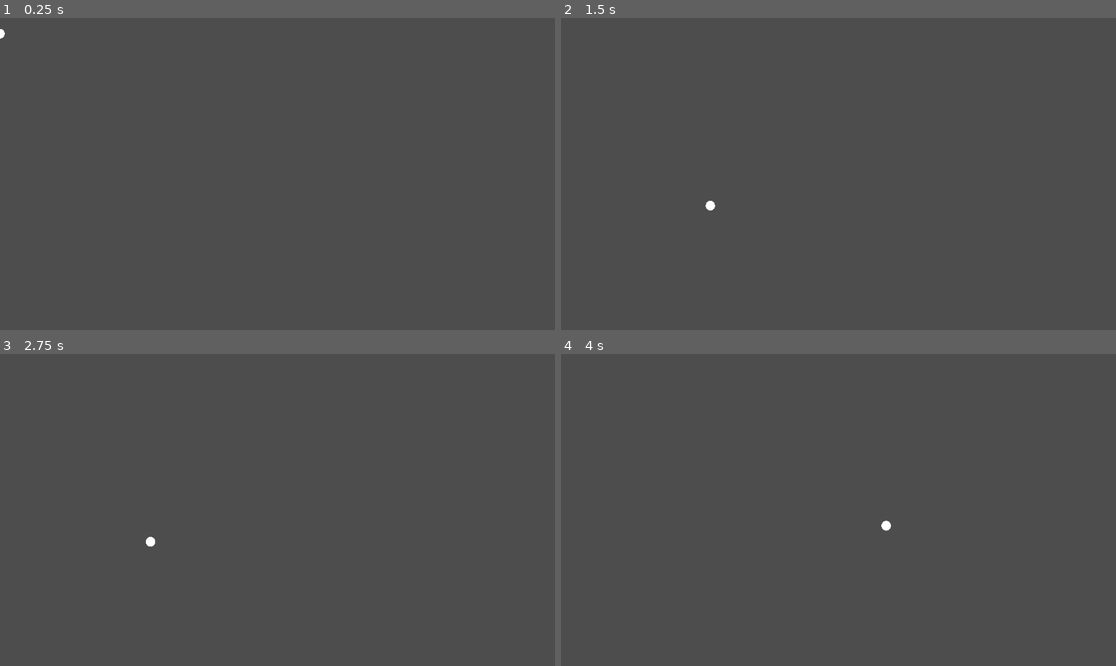
Above: before the commit, frames 1-4 (two rows, left to right).
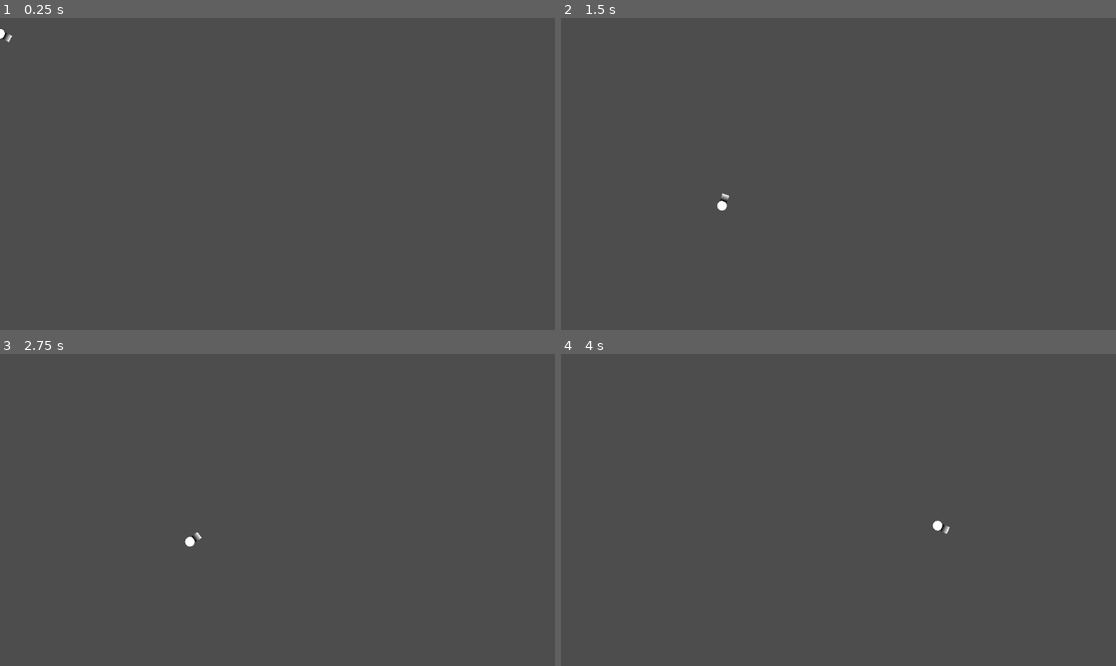
Above: after the commit, the same moments.

Repository: Clafout1s/Nature-s-Force
Game: Godot game, scene res://main.tscn
The game is run twice, just before and just after one commit, with the same random seed, the same clock (stepped at 60 frames per second) and the same inputs. The engine's default icon, where the game draws it, is replaced by a stand-in: a white triangle on a blue panel in a dark square.
Inputs (mouse positions are in pixels of both pictures, inside the frame that each line leads up to):
- Up to frame 1 (0.25 s): no input
- Up to frame 2 (1.5 s): move the mouse to (960, 158) at 0.52 s; hold D (right) from 0.53 s (still down); right-click (960, 158) at 0.6 s; tap W (up) at 0.77 s; move the mouse to (727, 189) at 1.27 s; right-click (727, 189) at 1.35 s
- Up to frame 3 (2.75 s): tap W (up) at 1.52 s; move the mouse to (333, 441) at 2.02 s; release D (right) at 2.03 s; hold A (left) from 2.03 s (still down); right-click (333, 441) at 2.1 s
- Up to frame 4 (4 s): move the mouse to (810, 572) at 2.77 s; release A (left) at 2.78 s; hold D (right) from 2.78 s (still down); right-click (810, 572) at 2.85 s; tap W (up) at 3.02, 3.77 s; move the mouse to (1005, 556) at 3.52 s; right-click (1005, 556) at 3.6 s

The runs differ from the first frame. In frame 1, less than 0.1% of the frame differs, in the area x 0-3%, y 4-8%; in frame 2, 0.1%; in frame 3, 0.1%; in frame 4, 0.1%, in the area x 57-71%, y 53-58%.

Commit message:
Added mockup gun following mouse movements

Diff:
--- a/player.gd
+++ b/player.gd
@@ -7,10 +7,12 @@
 @export var SHOTGUN_VELOCITY = 500
 var shotgun_shot=false
 var actual_shot_velocity=0
+var gun_centre_ecart
 # Get the gravity from the project settings to be synced with RigidBody nodes.
 var gravity = ProjectSettings.get_setting("physics/2d/default_gravity")
 
-
+func _ready():
+	gun_centre_ecart=Vector2(position.x-$gun.global_position.x,position.x-$gun.global_position.x)
 func _physics_process(delta):
 	# Add the gravity.
 	if not is_on_floor():
@@ -25,9 +27,11 @@
 
 	move_and_slide()
 
+	rotate_gun()
+
 func horizontal_physics():
 	var direction = Input.get_axis("left", "right")
-	if direction:
+	if direction and not (shotgun_shot and has_same_sign(velocity.x,actual_shot_velocity)):
 		velocity.x = direction * SPEED
 	else:
 		velocity.x = move_toward(velocity.x, 0, SPEED)
@@ -44,8 +48,15 @@
 
 func apply_shotgun_physics():
 	if shotgun_shot:
-		print(actual_shot_velocity," ",velocity.x)
 		actual_shot_velocity-=10/float(100)*float(SHOTGUN_VELOCITY)
 		if actual_shot_velocity<=0:
 			shotgun_shot=false
 			actual_shot_velocity=0
+
+func has_same_sign(f1:float,f2:float):
+	return f1<0 and f2<0 or f1>0 and f2>0
+
+func rotate_gun():
+	var angle=position.angle_to_point(get_global_mouse_position())
+	$gun.position =Vector2(cos(angle), sin(angle))*gun_centre_ecart
+	$gun.look_at(get_global_mouse_position())
--- a/player.tscn
+++ b/player.tscn
@@ -1,10 +1,17 @@
-[gd_scene load_steps=4 format=3 uid="uid://bh3dqik6ou8rr"]
+[gd_scene load_steps=7 format=3 uid="uid://bh3dqik6ou8rr"]
 
 [ext_resource type="Script" path="res://player.gd" id="1_ho1wo"]
 
 [sub_resource type="CircleShape2D" id="CircleShape2D_evpym"]
 
 [sub_resource type="SphereMesh" id="SphereMesh_8m5x1"]
+
+[sub_resource type="QuadMesh" id="QuadMesh_ic7s8"]
+
+[sub_resource type="Gradient" id="Gradient_c6pr6"]
+
+[sub_resource type="GradientTexture2D" id="GradientTexture2D_jgaiq"]
+gradient = SubResource("Gradient_c6pr6")
 
 [node name="CharacterBody2D" type="CharacterBody2D"]
 script = ExtResource("1_ho1wo")
@@ -16,3 +23,10 @@
 position = Vector2(-5.68434e-14, -1.19209e-07)
 scale = Vector2(19.5215, 20.2738)
 mesh = SubResource("SphereMesh_8m5x1")
+
+[node name="gun" type="MeshInstance2D" parent="."]
+position = Vector2(-17, 0)
+rotation = -3.13816
+scale = Vector2(15, 15)
+mesh = SubResource("QuadMesh_ic7s8")
+texture = SubResource("GradientTexture2D_jgaiq")
